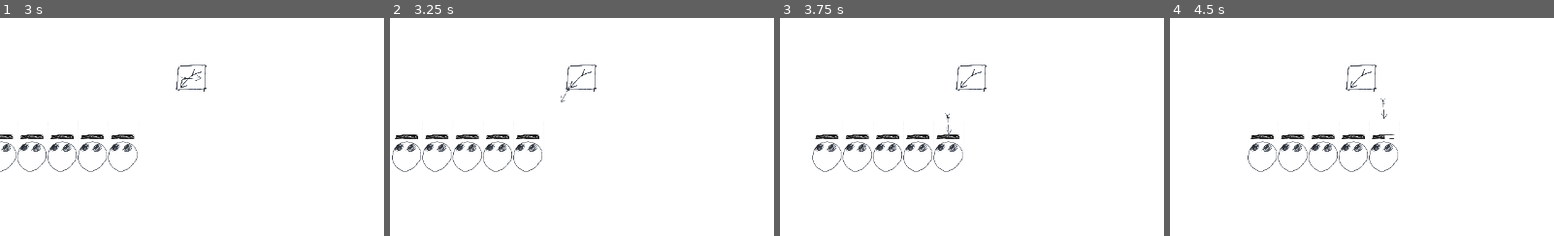
Above: before the commit, frames 1-4 (left to right).
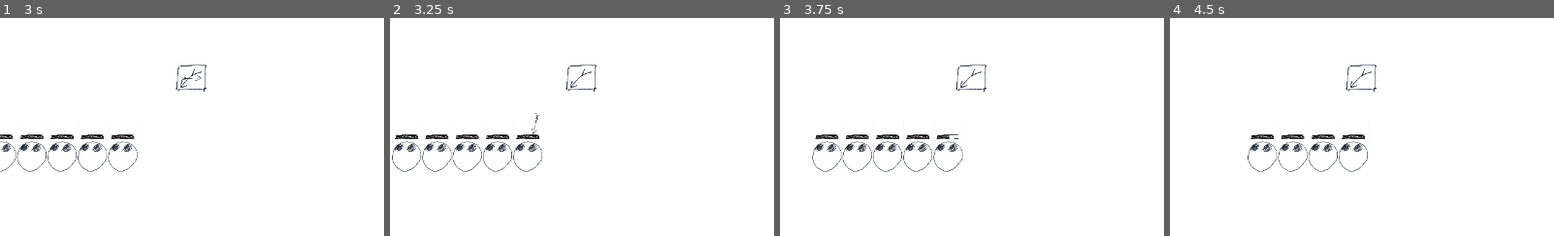
Above: after the commit, the same moments.

Repository: OzuYatamutsu/notebook-tower-defense
Game: Godot game, scene res://levels/test_level.tscn
Same seed, same stepped clock (60 frames per second), same inputs: the game is played once before the commit and once after it.
Inputs:
- Up to frame 1 (3 s): tap Enter at 0.5 s
- Up to frame 2 (3.25 s): no input
- Up to frame 3 (3.75 s): no input
- Up to frame 4 (4.5 s): no input
The pictures show only the part of the screen within x 6-56%, y 3-53%; the shares and areas given below are measured in that part.

Frame 1 is identical in both runs. In frame 2, less than 0.1% of the frame differs, in the area x 36-47%, y 29-54%; in frame 3, less than 0.1%; in frame 4, 0.4%, in the area x 51-60%, y 36-71%.

Commit message:
Increase arrow speed

Diff:
--- a/projectiles/arrow.gd
+++ b/projectiles/arrow.gd
@@ -2,7 +2,7 @@
 extends Projectile
 
 func _ready() -> void:
-    self.SPEED = 100.0
+    self.SPEED = 300.0
     self.DAMAGE = 50.0
 
 func _physics_process(_delta: float) -> void:
